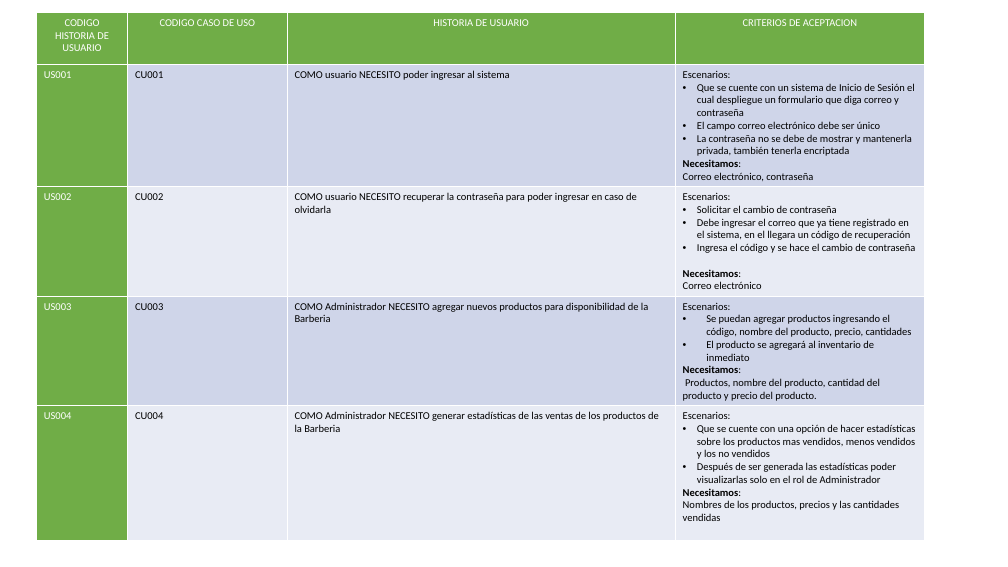
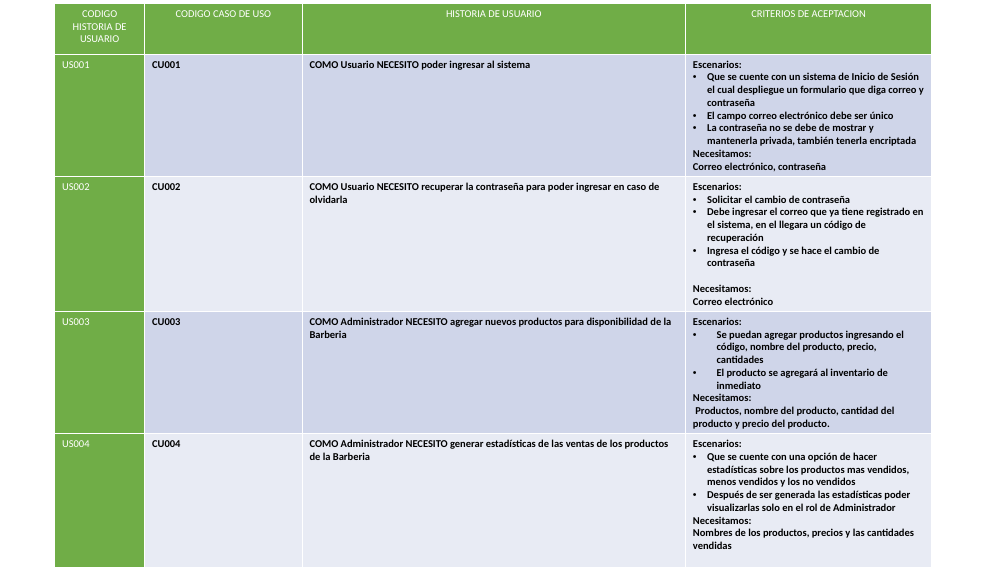
Before and after one commit to DavidV4iss/MASTER-BARBER-REACT, a slide deck: slide 1 of DOCUMENTACION DE MASTER BARBER/DOCUMENTACION DE APOYO/HU.pptx. Drawn at 1008x567 pixels with LibreOffice and Linux fonts; fonts in the diff are those of the drawing. Boxes give left, top, right and bottom in pixels: in the first picture for what was removed or moved away, otherwise in the second. Text is boxed around its words. In the diff, an @@ line names an element or a change of style, - is before the commit and + after.

```diff
--- a/DOCUMENTACION DE MASTER BARBER/DOCUMENTACION DE APOYO/HU.pptx
+++ b/DOCUMENTACION DE MASTER BARBER/DOCUMENTACION DE APOYO/HU.pptx
@@ table at (54,4,932,564) @@
-row 2, column 3: COMO usuario NECESITO poder ingresar al sistema
+row 2, column 3: COMO Usuario NECESITO poder ingresar al sistema
-row 3, column 3: COMO usuario NECESITO recuperar la contraseña para poder ingresar en caso de olvidarla
+row 3, column 3: COMO Usuario NECESITO recuperar la contraseña para poder ingresar en caso de olvidarla
@@ bold on in "CU001", "Escenarios:", "Que se cuente con un sistema de ...", "El campo correo electrónico debe ser único" and 24 more places @@
@@ table: place and size @@
-table at (36,13,926,536)
+table at (54,4,932,564)
```
Also in this commit, not shown: 2 other slides changed, 9 other files.
